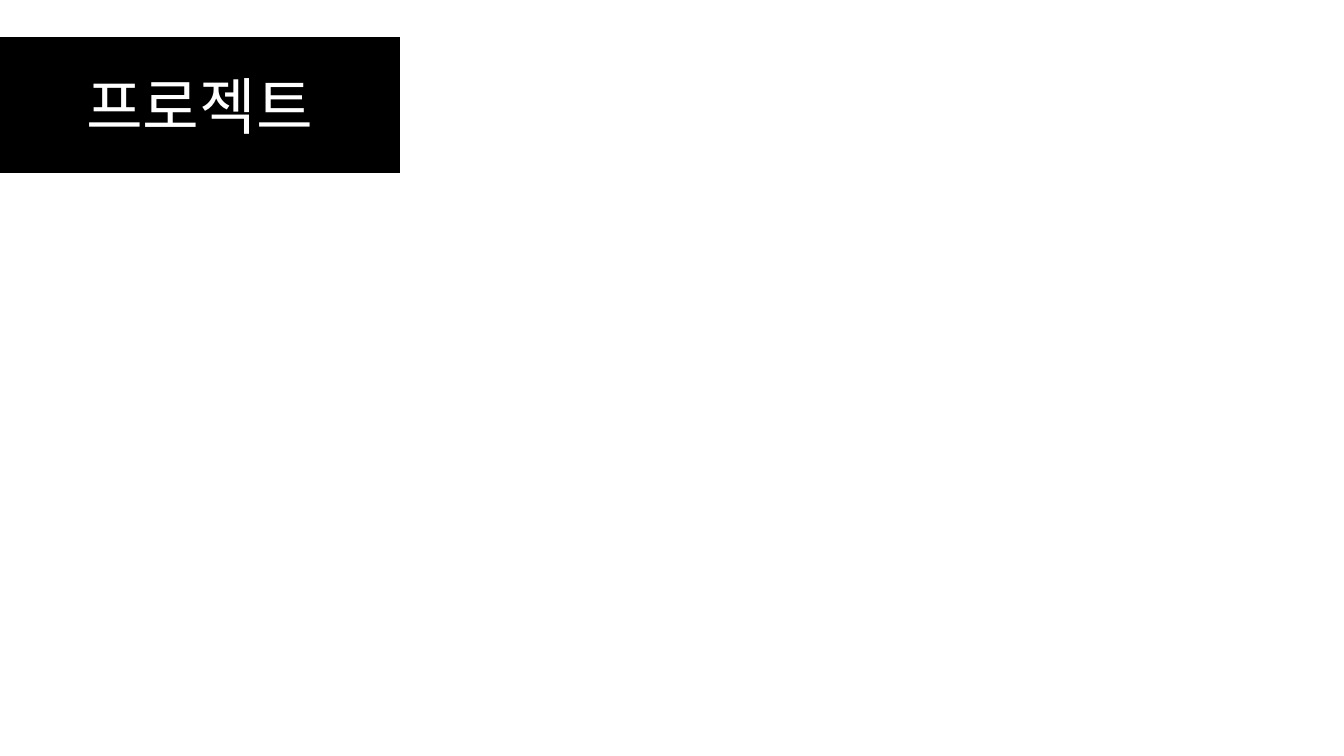
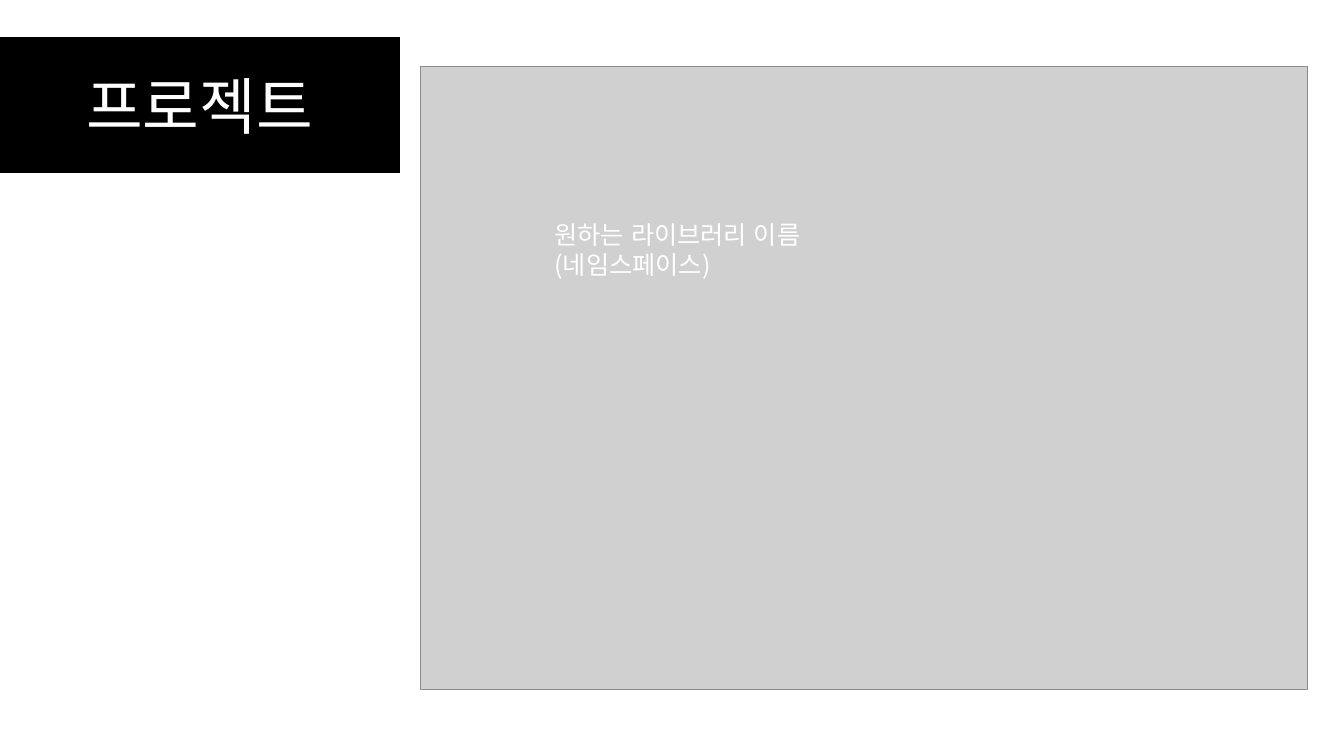
Before and after one commit to SEH00N/SDLU, a slide deck: slide 74 of ServerLecture/PT/6강 멀티스레드 서버 제작.pptx. Drawn at 1344x756 pixels with LibreOffice and Linux fonts; fonts in the diff are those of the drawing; grey boxes stand for pictures. Boxes give left, top, right and bottom in pixels: in the first picture for what was removed or moved away, otherwise in the second. Text is boxed around its words. In the diff, an @@ line names an element or a change of style, - is before the commit and + after.

```diff
--- a/ServerLecture/PT/6강 멀티스레드 서버 제작.pptx
+++ b/ServerLecture/PT/6강 멀티스레드 서버 제작.pptx
@@ picture added at (x1=421, y1=67, x2=1309, y2=690) @@
@@ text added at (x1=554, y1=224, x2=800, y2=278), 18 pt, text #FFFFFF @@
+원하는 라이브러리 이름 (네임스페이스)
```
Also in this commit, not shown: 14 other files.
